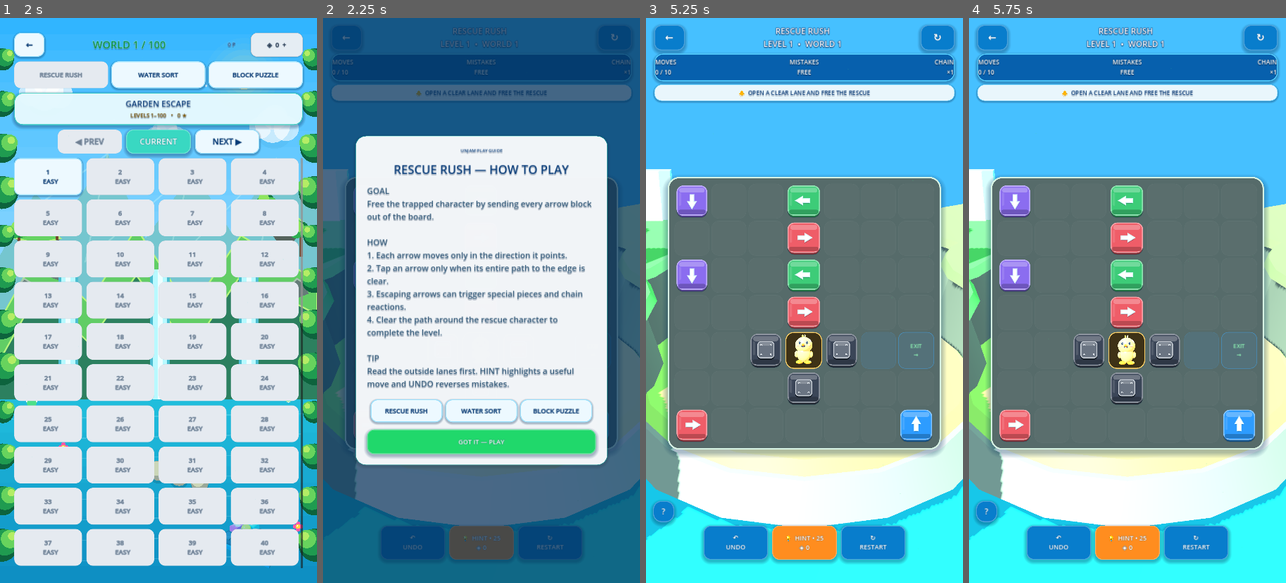
Above: before the commit, frames 1-4 (left to right).
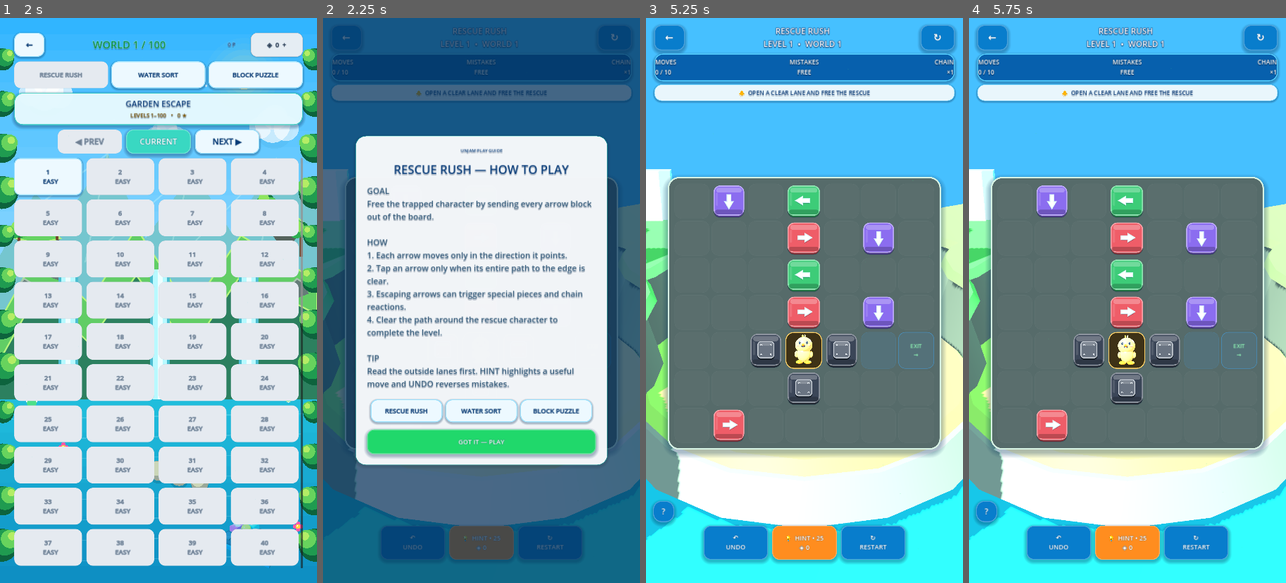
Above: after the commit, the same moments.

Repository: eghosa001/unjam
Game: Godot game, scene res://scenes/Main.tscn
Two runs of this game, one before a commit and one after it. Both use one fixed random seed, a clock stepped at 60 frames per second and the inputs below.
Inputs:
- Up to frame 1 (2 s): click "▶ PLAY" at 0.5 s; click "PLAY ›" at 1.25 s
- Up to frame 2 (2.25 s): click "1 EASY" at 2 s
- Up to frame 3 (5.25 s): click "↻ RESTART" at 2.75 s; click "↻ RESTART" at 3.5 s; click "↻ RESTART" at 4.25 s; click "GOT IT — PLAY" at 5 s
- Up to frame 4 (5.75 s): no input

Frame 1 is identical in both runs. In frame 2, less than 0.1% of the frame differs, in the area x 9-91%, y 30-75%; in frame 3, 4.3%, in the area x 9-91%, y 29-75%; in frame 4, 4.3%.

Commit message:
Optimize reverse Rescue generator for 10K validation

Diff:
--- a/scripts/core/campaign_generator.gd
+++ b/scripts/core/campaign_generator.gd
@@ -203,63 +203,96 @@
 		mechanics.append(mechanic)
 
 static func _add_reverse_piece(pieces: Array[Dictionary], size: int, rescue_pos: Vector2i, seed_value: int, type: String, metadata: Dictionary) -> int:
+	var occupied := _occupied_map(pieces)
 	var rng := RandomNumberGenerator.new()
 	rng.seed = seed_value
-	var best_score := -100000
-	var best: Array[Dictionary] = []
-	for y in range(size):
-		for x in range(size):
-			var pos := Vector2i(x, y)
-			if pos == rescue_pos or _occupied(pieces, pos):
-				continue
-			for direction_index in range(4):
-				var direction := DIR_VECTORS[direction_index]
-				if not _candidate_path_clear(pos, direction, pieces, rescue_pos, size):
+	var best_pos := Vector2i(-1, -1)
+	var best_direction := "right"
+	var best_score := -1
+
+	# Dense late boards used to scan every cell/direction and repeatedly rescan
+	# the full piece array. Sample a deterministic candidate set first and use an
+	# O(1) occupancy map; this keeps 10,000-level generation viable on mobile.
+	var attempts := mini(72, size * size * 2)
+	for _attempt in range(attempts):
+		var pos := Vector2i(rng.randi_range(0, size - 1), rng.randi_range(0, size - 1))
+		if pos == rescue_pos or occupied.has(pos):
+			continue
+		var direction_index := rng.randi_range(0, 3)
+		var direction := DIR_VECTORS[direction_index]
+		if not _candidate_path_clear_map(pos, direction, occupied, rescue_pos, size):
+			continue
+		var impact := _blocking_impact_map(pos, pieces, occupied, rescue_pos, size)
+		var score := impact * 100 + _route_length(pos, direction, size) * 4
+		if score > best_score:
+			best_score = score
+			best_pos = pos
+			best_direction = DIR_NAMES[direction_index]
+			if impact >= 2:
+				break
+
+	# Deterministic exhaustive fallback only when the sampled set found nothing.
+	# It is rare, but guarantees dense boards continue filling rather than silently
+	# dropping below their configured object target.
+	if best_score < 0:
+		for y in range(size):
+			for x in range(size):
+				var pos := Vector2i(x, y)
+				if pos == rescue_pos or occupied.has(pos):
 					continue
-				var impact := _blocking_impact(pos, pieces, rescue_pos, size)
-				var route_length := _route_length(pos, direction, size)
-				var edge_distance := mini(mini(x, size - 1 - x), mini(y, size - 1 - y))
-				var score := impact * 100 + route_length * 4 + edge_distance * 3 + rng.randi_range(0, 7)
-				if score > best_score:
-					best_score = score
-					best = [{"pos": pos, "direction": DIR_NAMES[direction_index]}]
-				elif score == best_score:
-					best.append({"pos": pos, "direction": DIR_NAMES[direction_index]})
-	if best.is_empty():
+				for direction_index in range(4):
+					var direction := DIR_VECTORS[direction_index]
+					if _candidate_path_clear_map(pos, direction, occupied, rescue_pos, size):
+						best_pos = pos
+						best_direction = DIR_NAMES[direction_index]
+						best_score = 0
+						break
+				if best_score >= 0:
+					break
+			if best_score >= 0:
+				break
+
+	if best_score < 0:
 		return -1
-	var chosen: Dictionary = best[rng.randi_range(0, best.size() - 1)]
-	var pos: Vector2i = chosen["pos"]
-	var piece := _piece(pos.x, pos.y, type, String(chosen["direction"]))
+	var piece := _piece(best_pos.x, best_pos.y, type, best_direction)
 	for key in metadata.keys():
 		piece[key] = metadata[key]
 	var index := pieces.size()
 	pieces.append(piece)
 	return index
 
-static func _candidate_path_clear(pos: Vector2i, direction: Vector2i, pieces: Array[Dictionary], rescue_pos: Vector2i, size: int) -> bool:
+static func _occupied_map(pieces: Array[Dictionary]) -> Dictionary:
+	var result: Dictionary = {}
+	for piece in pieces:
+		if bool(piece.get("active", true)):
+			result[_piece_pos(piece)] = true
+	return result
+
+static func _candidate_path_clear_map(pos: Vector2i, direction: Vector2i, occupied: Dictionary, rescue_pos: Vector2i, size: int) -> bool:
 	var cursor := pos + direction
 	while _inside(cursor, size):
-		if cursor == rescue_pos or _occupied(pieces, cursor):
+		if cursor == rescue_pos or occupied.has(cursor):
 			return false
 		cursor += direction
 	return true
 
-static func _blocking_impact(candidate: Vector2i, pieces: Array[Dictionary], rescue_pos: Vector2i, size: int) -> int:
+static func _blocking_impact_map(candidate: Vector2i, pieces: Array[Dictionary], occupied: Dictionary, rescue_pos: Vector2i, size: int) -> int:
 	var impact := 0
 	for piece in pieces:
-		var type := String(piece.get("type", "normal"))
-		if type in ["blocker", "gate"]:
-			continue
-		var cursor := _piece_pos(piece) + _dir_vector(String(piece.get("direction", "right")))
+		var type_name := String(piece.get("type", "normal"))
+		if type_name in ["blocker", "gate"]:
+			continue
+		var direction := _dir_vector(String(piece.get("direction", "right")))
+		var cursor := _piece_pos(piece) + direction
 		while _inside(cursor, size):
 			if cursor == rescue_pos:
 				break
 			if cursor == candidate:
 				impact += 1
 				break
-			if _occupied(pieces, cursor):
-				break
-			cursor += _dir_vector(String(piece.get("direction", "right")))
+			if occupied.has(cursor):
+				break
+			cursor += direction
 	return impact
 
 static func _route_length(pos: Vector2i, direction: Vector2i, size: int) -> int:
